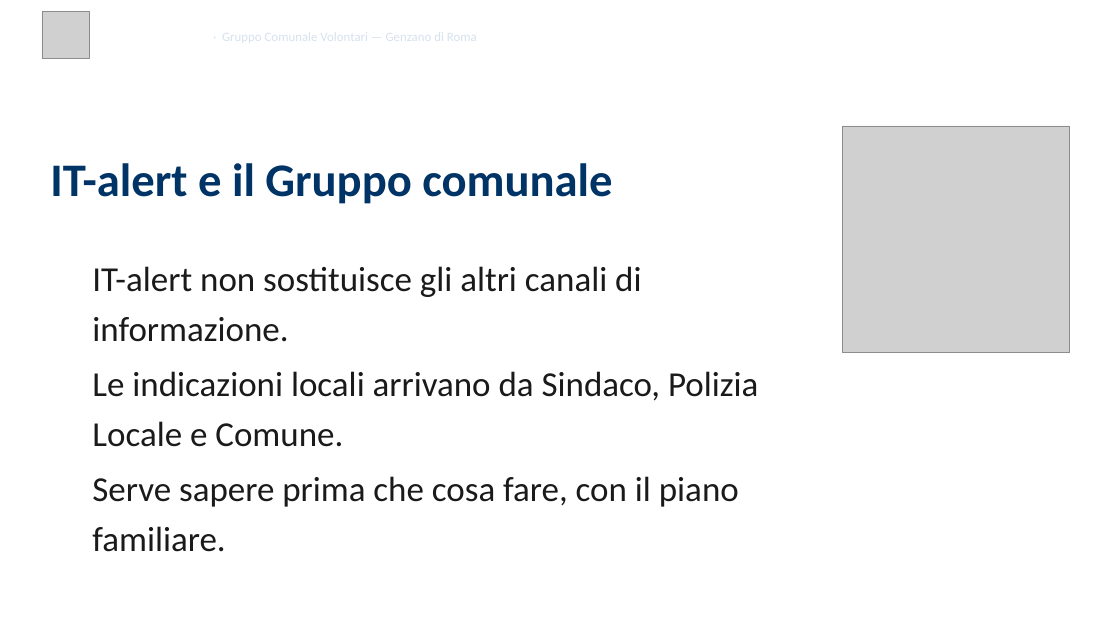
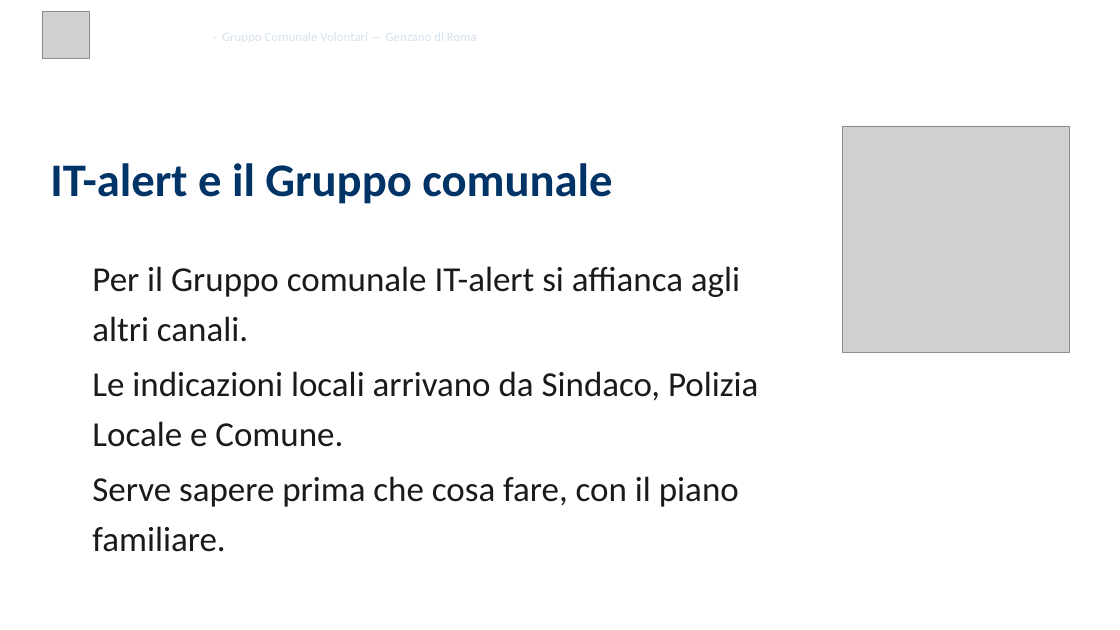
Before and after one commit to SviluppoItaliaDigitale/sito-pc-genzano, a slide deck: slide 12 of static/presentazioni/2026-05-29-it-alert-presentazione.pptx. Drawn at 1120x630 pixels with LibreOffice and Linux fonts; fonts in the diff are those of the drawing; grey boxes stand for pictures; background and template pictures are left out. Boxes give left, top, right and bottom in pixels: in the first picture for what was removed or moved away, otherwise in the second. Text is boxed around its words. In the diff, an @@ line names an element or a change of style, - is before the commit and + after.

Commit message:
Presentazione su IT-alert: testi allineati alle fonti dopo la revisione didattica

```diff
--- a/static/presentazioni/2026-05-29-it-alert-presentazione.pptx
+++ b/static/presentazioni/2026-05-29-it-alert-presentazione.pptx
@@ text at (x1=92, y1=266, x2=740, y2=342): text changed @@
-IT-alert non sostituisce gli altri canali di informazione.
+Per il Gruppo comunale IT-alert si affianca agli altri canali.
```
Also in this commit, not shown: 3 other slides changed, 7 other files.
